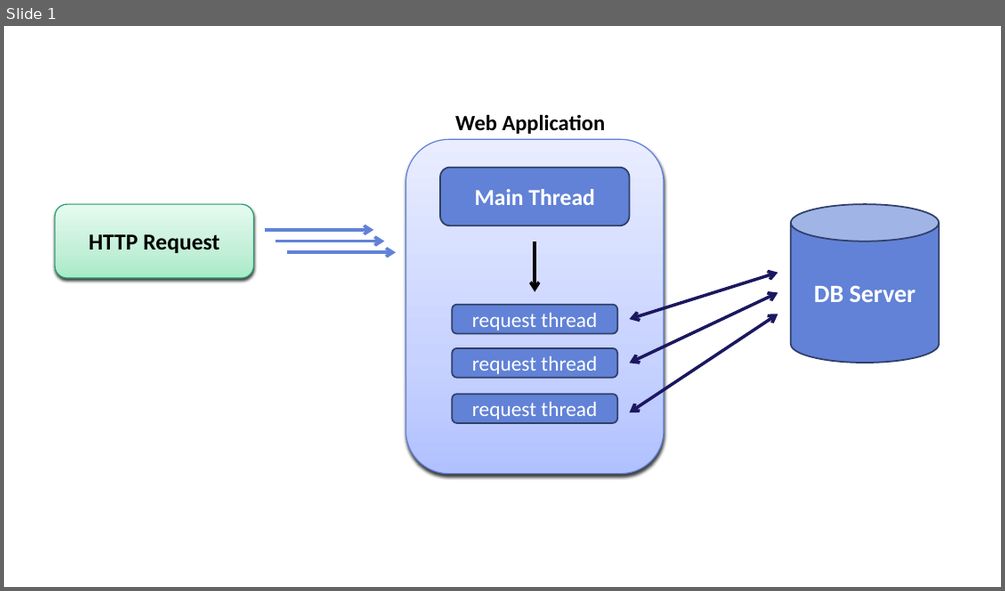
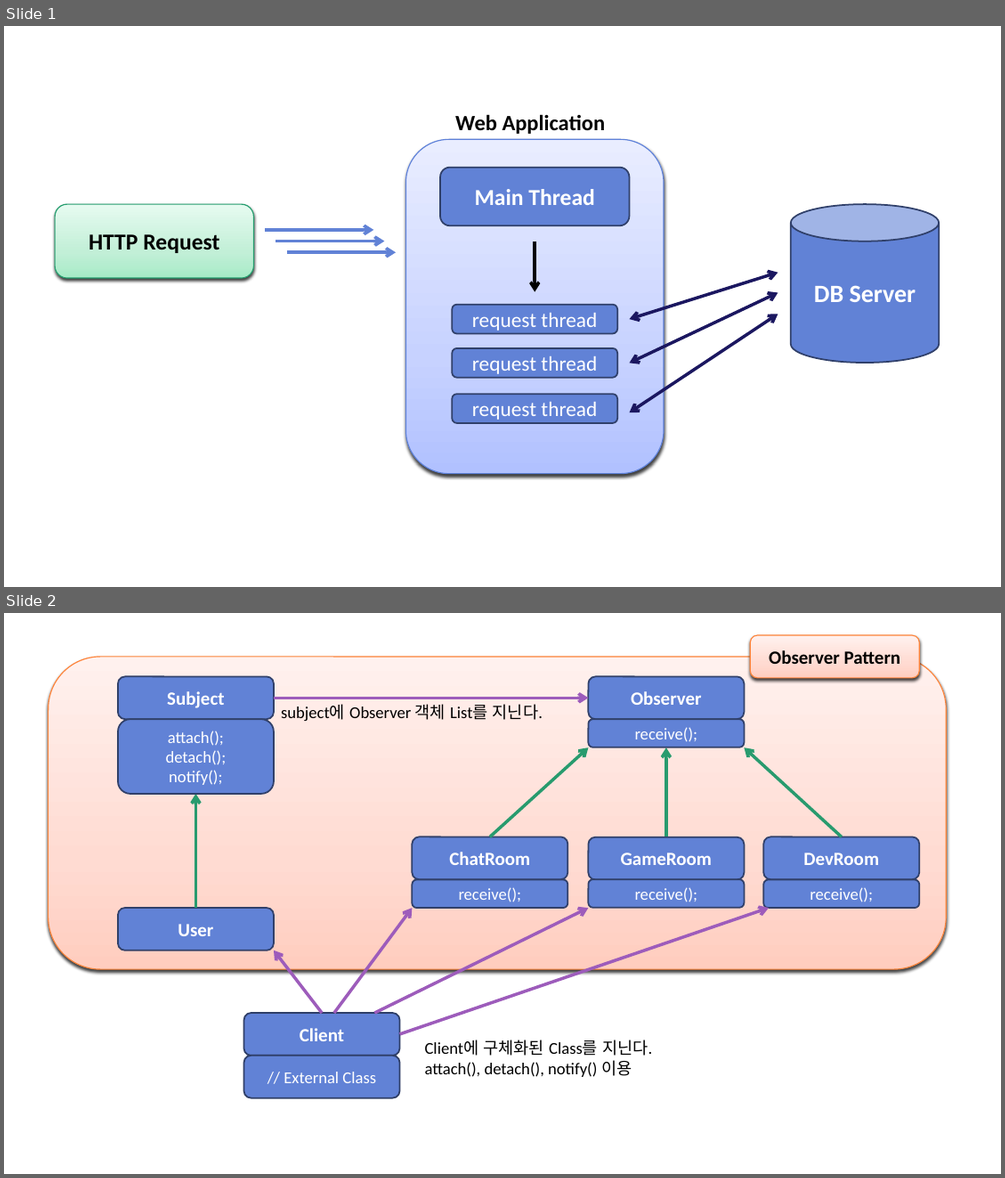
Before and after one commit to Nephelai/nephelai.github.io, a slide deck: etc/images.pptx. Shown one above the other, each under a label of ours: slide 1 before the commit, slides 1 and 2 after it. The pictures are 1005x591 and 1005x1178 pixels, drawn with LibreOffice and Linux fonts; fonts in the diff are those of the drawing. Boxes give left, top, right and bottom in pixels: in the first picture for what was removed or moved away, otherwise in the second. Text is boxed around its words. In the diff, an @@ line names an element or a change of style, - is before the commit and + after.

Commit message:
add post "observer pattern" update post "functional programming"

```diff
--- a/etc/images.pptx
+++ b/etc/images.pptx
@@ slide 2 added at (4,613,1001,1174), background #FFFFFF @@
@@ rounded rectangle added at (751,635,919,678), fill gradient #FFCEBF to #FFDCD2 to #FFF2EE, outline #FF843A 1 pt, 18 pt, text #000000, bold @@
+Observer Pattern
@@ rounded rectangle added at (48,657,947,969), fill gradient #FFCEBF to #FFDCD2 to #FFF2EE, outline #FF843A 1 pt @@
@@ rounded rectangle added at (118,676,273,719), fill #6182D6, outline #30416A 1.5 pt, 18 pt, text #FFFFFF, bold @@
+Subject
@@ rounded rectangle added at (588,676,744,719), fill #6182D6, outline #30416A 1.5 pt, 18 pt, text #FFFFFF, bold @@
+Observer
@@ rounded rectangle added at (118,719,273,794), fill #6182D6, outline #30416A 1.5 pt, 16 pt, text #FFFFFF @@
+attach();
+detach();
+notify();
@@ arrow added from (274, 698) to (588, 698), #9D5CBB 3 pt @@
@@ text added at (281,704,542,721), 16 pt, text #000000 @@
+subject에 Observer 객체 List를 지닌다.
@@ rounded rectangle added at (588,719,744,747), fill #6182D6, outline #30416A 1.5 pt, 16 pt, text #FFFFFF @@
+receive();
@@ arrow added from (490, 836) to (588, 747), #289B6E 3 pt @@
@@ arrow added from (666, 836) to (666, 747), #289B6E 3 pt @@
@@ arrow added from (841, 836) to (744, 747), #289B6E 3 pt @@
@@ arrow added from (196, 908) to (196, 794), #289B6E 3 pt @@
@@ rounded rectangle added at (413,836,568,879), fill #6182D6, outline #30416A 1.5 pt, 18 pt, text #FFFFFF, bold @@
+ChatRoom
@@ rounded rectangle added at (588,837,744,880), fill #6182D6, outline #30416A 1.5 pt, 18 pt, text #FFFFFF, bold @@
+GameRoom
@@ rounded rectangle added at (764,836,919,879), fill #6182D6, outline #30416A 1.5 pt, 18 pt, text #FFFFFF, bold @@
+DevRoom
@@ rounded rectangle added at (588,879,744,908), fill #6182D6, outline #30416A 1.5 pt, 16 pt, text #FFFFFF @@
+receive();
@@ rounded rectangle added at (413,880,568,908), fill #6182D6, outline #30416A 1.5 pt, 16 pt, text #FFFFFF @@
+receive();
@@ rounded rectangle added at (764,880,919,908), fill #6182D6, outline #30416A 1.5 pt, 16 pt, text #FFFFFF @@
+receive();
@@ rounded rectangle added at (118,908,273,950), fill #6182D6, outline #30416A 1.5 pt, 18 pt, text #FFFFFF, bold @@
+User
@@ arrow added from (334, 1013) to (413, 908), #9D5CBB 3 pt @@
@@ arrow added from (375, 1013) to (588, 908), #9D5CBB 3 pt @@
@@ arrow added from (399, 1034) to (769, 908), #9D5CBB 3 pt @@
@@ arrow added from (322, 1013) to (274, 950), #9D5CBB 3 pt @@
@@ rounded rectangle added at (244,1013,399,1055), fill #6182D6, outline #2E3E67 1.5 pt, 18 pt, text #FFFFFF, bold @@
+Client
@@ text added at (425,1039,652,1077), 16 pt, text #000000 @@
+Client에 구체화된 Class를 지닌다.
+attach(), detach(), notify() 이용
@@ rounded rectangle added at (244,1055,399,1098), fill #6182D6, outline #2E3E67 1.5 pt, 16 pt, text #FFFFFF @@
+// External Class
```
Also in this commit, not shown: 3 other files.
